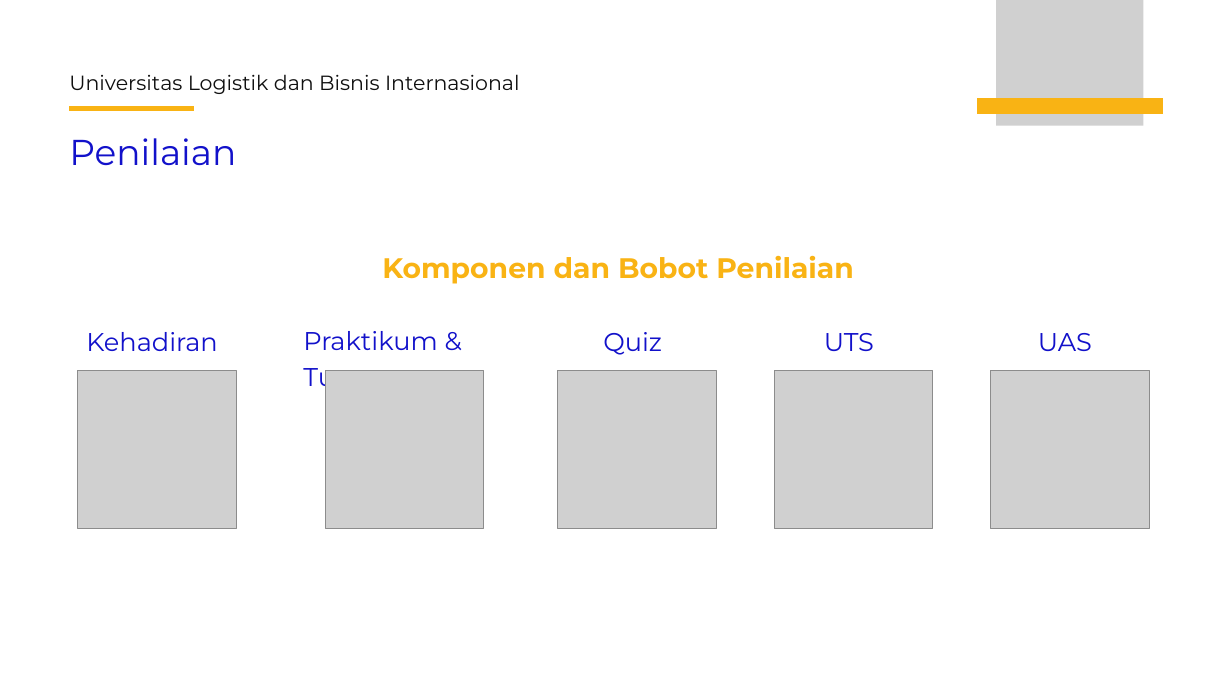
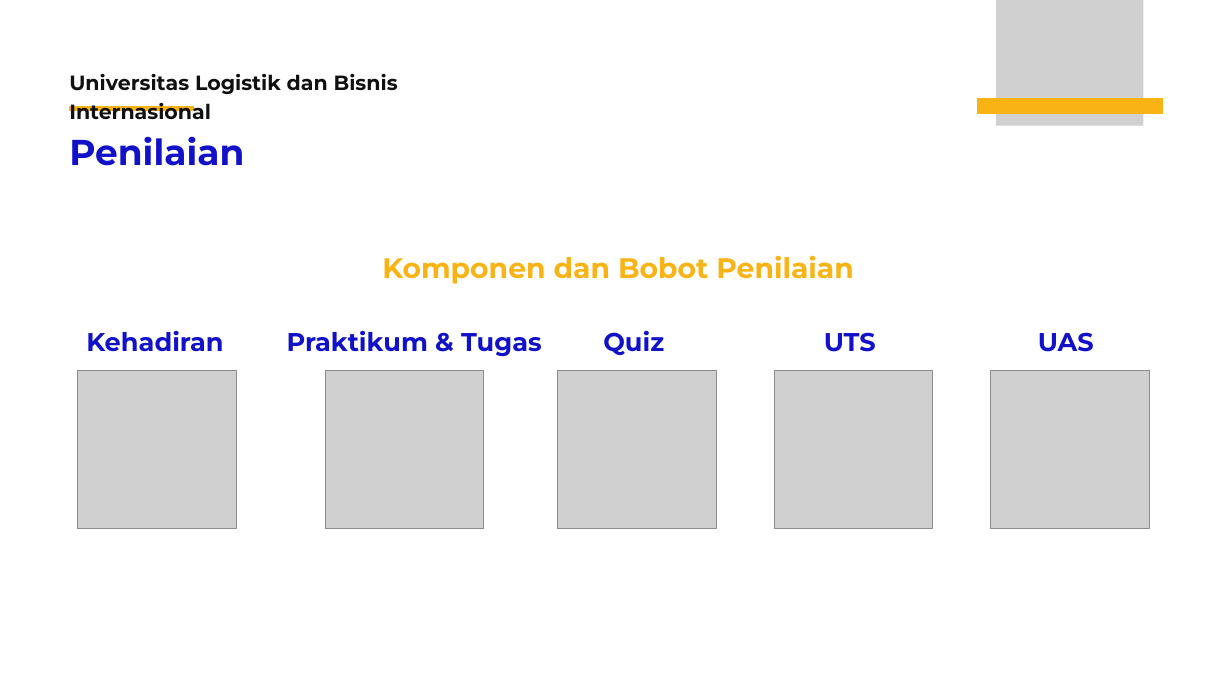
Before and after one commit to indrariksa/PemrogramanIII_2026, a slide deck: slide 7 of Week01/Pertemuan 1.pptx. Drawn at 1232x693 pixels with LibreOffice and Linux fonts; fonts in the diff are those of the drawing; grey boxes stand for pictures. Boxes give left, top, right and bottom in pixels: in the first picture for what was removed or moved away, otherwise in the second. Text is boxed around its words. In the diff, an @@ line names an element or a change of style, - is before the commit and + after.

```diff
--- a/Week01/Pertemuan 1.pptx
+++ b/Week01/Pertemuan 1.pptx
@@ bold on in 7 elements at (x1=69, y1=136, x2=244, y2=166), (x1=603, y1=331, x2=664, y2=355), (x1=69, y1=74, x2=398, y2=119), (x1=86, y1=331, x2=223, y2=352), (x1=824, y1=332, x2=876, y2=352), (x1=1038, y1=332, x2=1094, y2=352), (x1=287, y1=331, x2=542, y2=357) @@
@@ text "Praktikum & Tugas" moved from (x1=303, y1=331, x2=437, y2=392) to (x1=287, y1=331, x2=542, y2=357) @@
```
Also in this commit, not shown: 5 other files.
